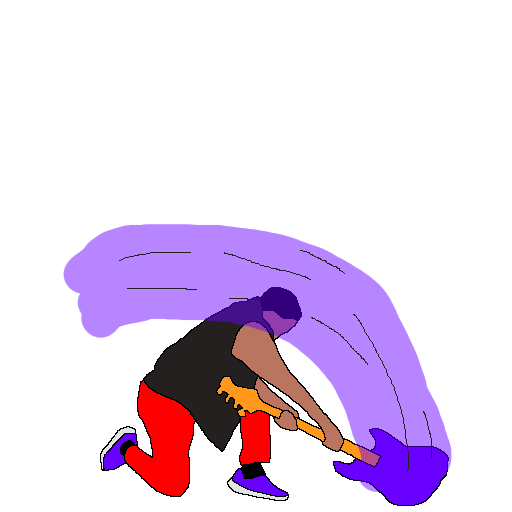
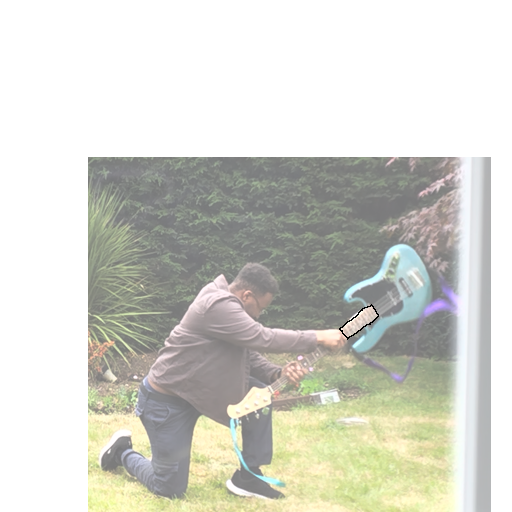
Before/after of a 512 x 512 layered artwork. What changed in the layer stack:
removed layer "Paint Layer 3" over [64, 192, 448, 512]
removed layer "Paint Layer 2" (was 48%) over [63, 192, 491, 512]
painted on "Paint Layer 1" over [64, 256, 491, 512]
added layer "Paint Layer 2 (pasted)" (1st of 2) (56%) above "Paint Layer 2 (pasted)" over [64, 157, 491, 512]
